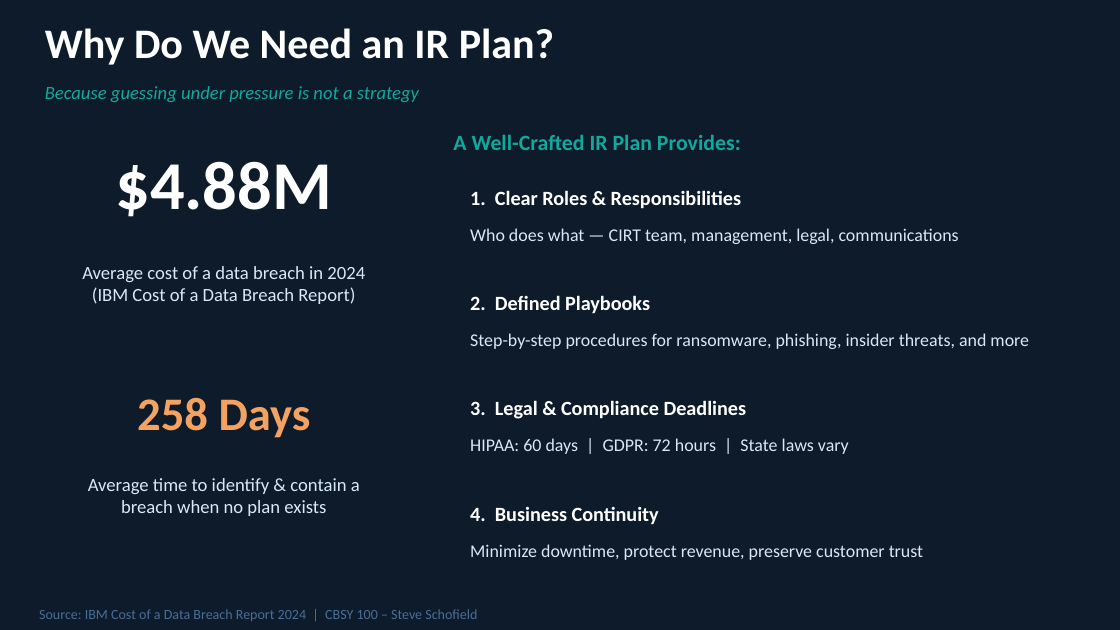
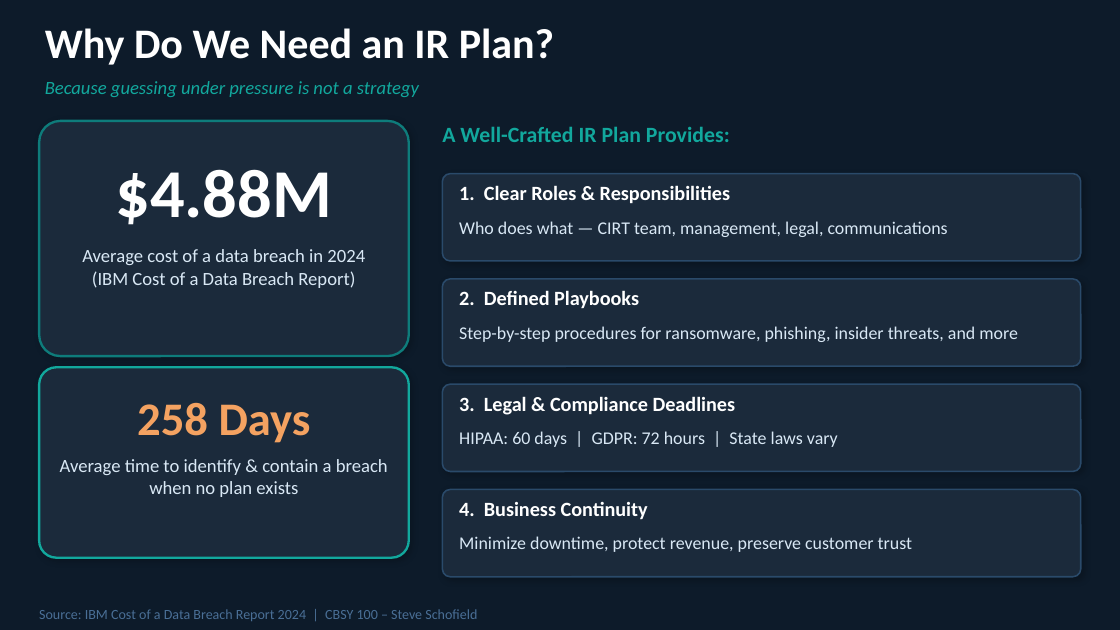
Before and after one commit to steveschofield/scripts, a slide deck: slide 3 of IR_Demo_Schofield.pptx. Drawn at 1120x630 pixels with LibreOffice and Linux fonts; fonts in the diff are those of the drawing. Boxes give left, top, right and bottom in pixels: in the first picture for what was removed or moved away, otherwise in the second. Text is boxed around its words. In the diff, an @@ line names an element or a change of style, - is before the commit and + after.

```diff
--- a/IR_Demo_Schofield.pptx
+++ b/IR_Demo_Schofield.pptx
@@ rectangle removed at bbox=[0, 0, 1120, 112] @@
@@ text "$4.88M": place and size @@
-text "$4.88M" at bbox=[115, 161, 332, 217]
+text "$4.88M" at bbox=[115, 169, 332, 225]
@@ rounded rectangle at bbox=[39, 121, 409, 356]: shape to rounded rectangle; outline #0E7C7B 1 pt to #0E7C7B 1.5 pt; shadow off @@
@@ shape removed at bbox=[39, 121, 409, 356] @@
@@ vertical alignment middle to top in 12 elements at bbox=[45, 81, 419, 97], bbox=[442, 127, 730, 142], bbox=[459, 185, 730, 203], bbox=[459, 221, 948, 237], bbox=[459, 290, 639, 308], bbox=[459, 326, 1018, 342], bbox=[459, 396, 736, 415], bbox=[459, 431, 838, 447], bbox=[459, 502, 648, 519], bbox=[459, 536, 912, 552], bbox=[60, 459, 388, 497], bbox=[82, 249, 365, 288] @@
@@ text "Average cost of a data ...": place and size @@
-text "Average cost of a data ..." at bbox=[82, 266, 365, 304]
+text "Average cost of a data ..." at bbox=[82, 249, 365, 288]
@@ rounded rectangle: place and size @@
-rounded rectangle at bbox=[442, 174, 1081, 261]
+rounded rectangle at bbox=[442, 279, 1081, 366]
@@ shape removed at bbox=[442, 279, 1081, 366] @@
@@ text "258 Days": place and size @@
-text "258 Days" at bbox=[137, 397, 311, 438]
+text "258 Days" at bbox=[137, 403, 311, 443]
@@ shape removed at bbox=[39, 367, 409, 558] @@
@@ rounded rectangle: place and size @@
-rounded rectangle at bbox=[442, 279, 1081, 366]
+rounded rectangle at bbox=[442, 384, 1081, 472]
@@ shape removed at bbox=[442, 384, 1081, 472] @@
@@ shape removed at bbox=[442, 384, 1081, 472] @@
@@ shape to rounded rectangle; shadow off in 5 elements at bbox=[442, 384, 1081, 472], bbox=[442, 279, 1081, 366], bbox=[39, 367, 409, 558], bbox=[442, 174, 1081, 261], bbox=[442, 489, 1081, 577] @@
@@ shape removed at bbox=[442, 489, 1081, 577] @@
```
Also in this commit, not shown: 6 other slides changed.
